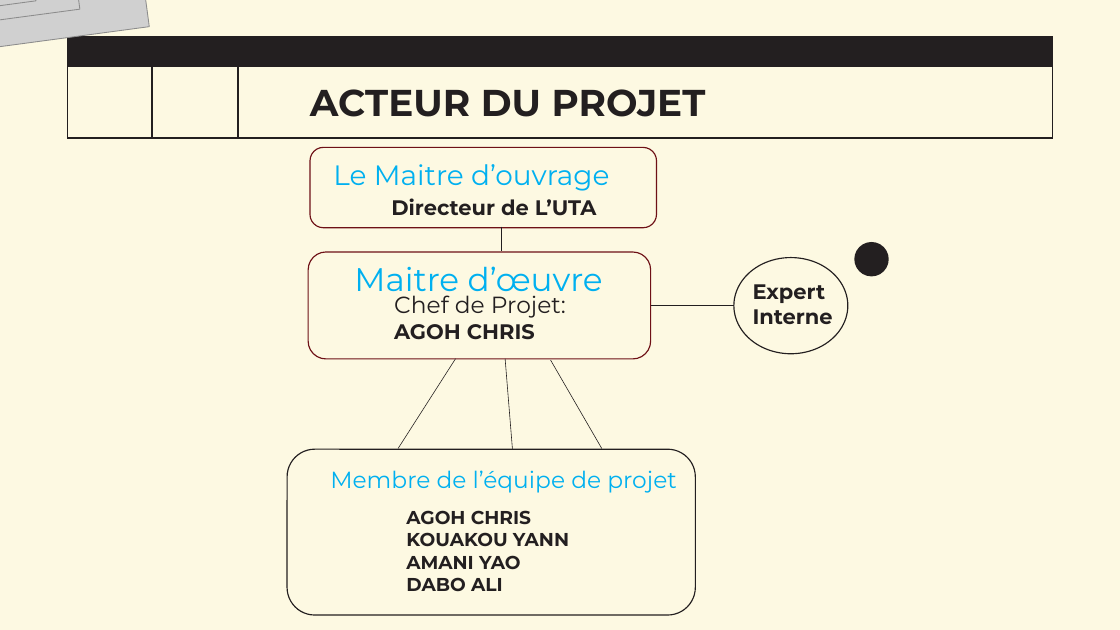
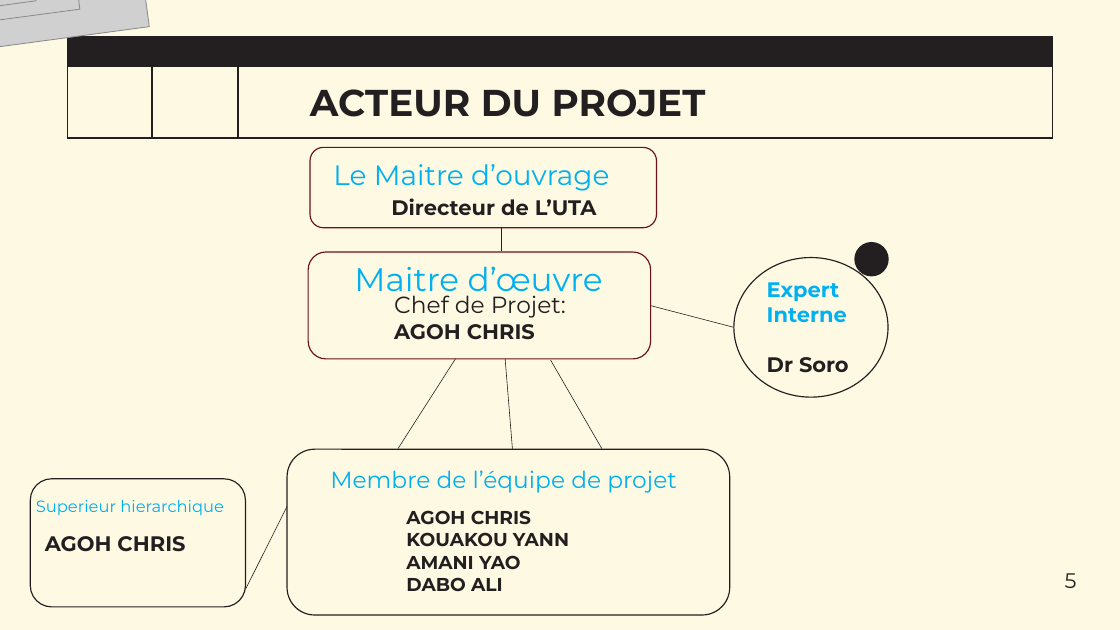
Before and after one commit to MisterPy15/GESTION_DES_ENSEIGNANT_VACATAIRES, a slide deck: slide 6 of PresentationFinal.pptx. Drawn at 1120x630 pixels with LibreOffice and Linux fonts; fonts in the diff are those of the drawing; grey boxes stand for pictures; background and template pictures are left out. Boxes give left, top, right and bottom in pixels: in the first picture for what was removed or moved away, otherwise in the second. Text is boxed around its words. In the diff, an @@ line names an element or a change of style, - is before the commit and + after.

```diff
--- a/PresentationFinal.pptx
+++ b/PresentationFinal.pptx
@@ ellipse resized from (x1=734, y1=258, x2=849, y2=355) to (x1=734, y1=258, x2=889, y2=397) @@
@@ text "Expert Interne" moved from (x1=753, y1=284, x2=833, y2=324) to (x1=767, y1=282, x2=849, y2=373) @@
@@ text at (x1=767, y1=282, x2=847, y2=322): text colour #231F20 to #00B0F0 in "Expert Interne" @@
@@ line moved from (651, 306) - (734, 306) to (651, 306) - (734, 328) @@
@@ text at (x1=767, y1=357, x2=849, y2=373): paragraph added @@
+Dr Soro
@@ rounded rectangle added at (x1=30, y1=479, x2=245, y2=607), outline #231F20 1 pt, 18 pt, text #231F20, bold @@
+AGOH CHRIS
@@ rounded rectangle resized from (x1=287, y1=450, x2=696, y2=615) to (x1=287, y1=450, x2=730, y2=615) @@
@@ text added at (x1=36, y1=500, x2=224, y2=515), 14 pt, text #00B0F0 @@
+Superieur hierarchique
@@ line added from (287, 507) to (245, 590), #231F20 0.5 pt @@
@@ text added at (x1=1065, y1=573, x2=1077, y2=588), 18 pt, text #231F20 @@
+5
```
Also in this commit, not shown: 14 other slides changed, 19 other files.
